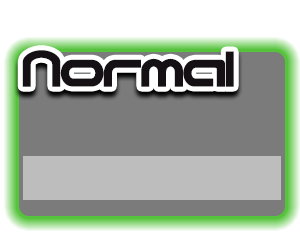
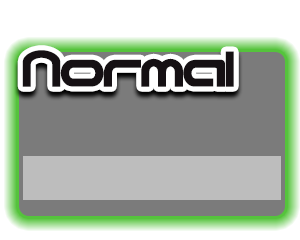
Two versions of the same layered image (w=300, h=240). Layer-by-layer changes:
pixels changed over [17, 45, 239, 92] (layer not identified)
